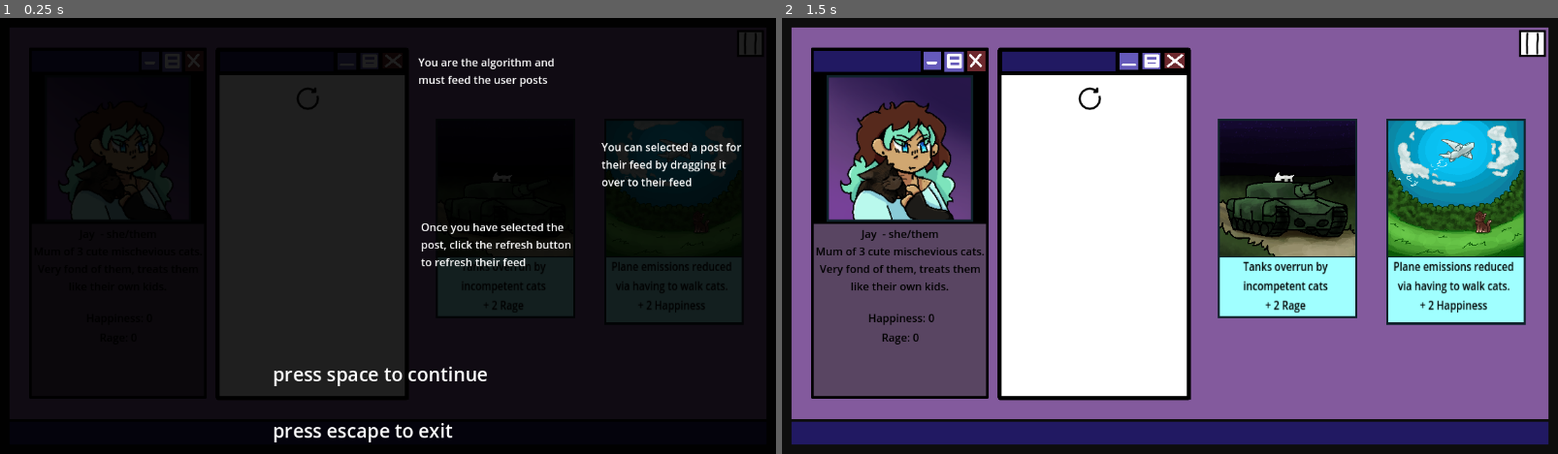
Above: before the commit, frames 1-2 (left to right).
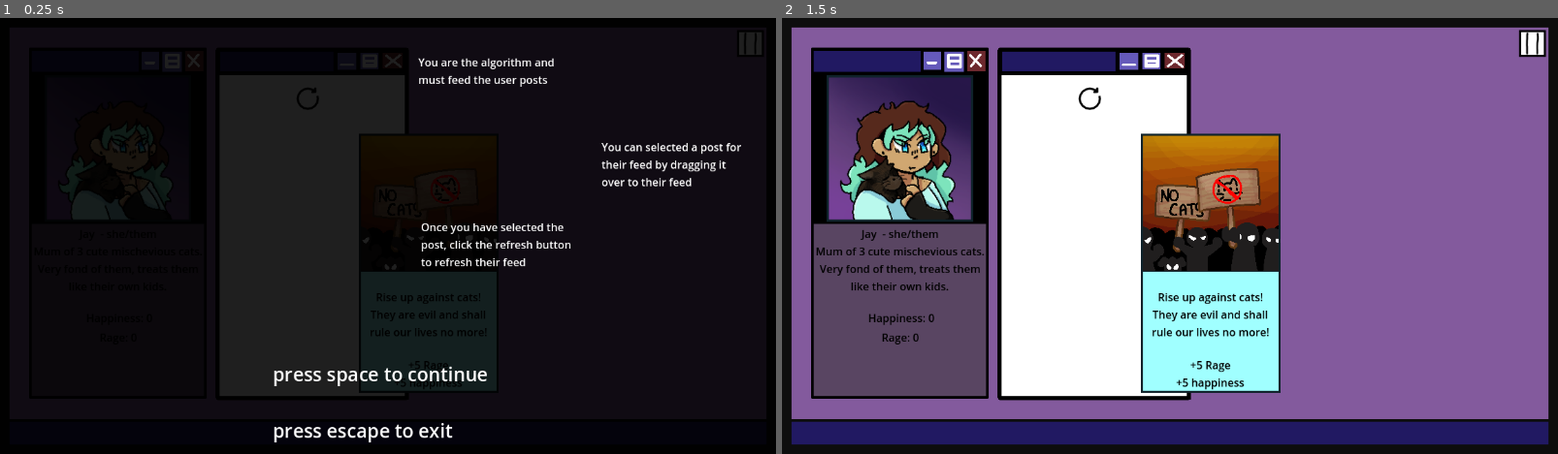
Above: after the commit, the same moments.

Repository: Wilvy10/Bonk
Game: Godot game, scene res://scenes/main_game.tscn
Same seed, same stepped clock (60 frames per second), same inputs: the game is played once before the commit and once after it. This scene is started directly instead of the project's main scene.
Inputs (mouse positions are in pixels of both pictures, inside the frame that each line leads up to):
- Up to frame 1 (0.25 s): no input
- Up to frame 2 (1.5 s): tap Space at 0.5, 0.77, 1.25 s; move the mouse to (1340, 214) at 0.52 s; move the mouse to (1014, 257) at 1.27 s

The runs differ from the first frame. In frame 1, 2.2% of the frame differs, in the area x 46-65%, y 26-86%; in frame 2, 23%, in the area x 46-96%, y 23-86%.
Error after the commit: Attempt to call function 'show' in base 'null instance' on a null instance. (res://scripts/generator.gd:64)

Commit message:
moved meters to user and added post1
found error with generator not being in tree
resyncing cache

Diff:
--- a/sbgj-bonk(unnamed-project)/scenes/main_game.tscn
+++ b/sbgj-bonk(unnamed-project)/scenes/main_game.tscn
@@ -2,18 +2,18 @@
 
 [ext_resource type="Script" uid="uid://b7ok75uteft6b" path="res://scripts/main.gd" id="1_wi4c7"]
 [ext_resource type="Script" uid="uid://bvjf2gjqce04" path="res://scripts/user.gd" id="1_ygxny"]
+[ext_resource type="Script" uid="uid://d0yl56gloome3" path="res://scripts/post.gd" id="2_0rdsr"]
 [ext_resource type="Texture2D" uid="uid://bda80tuytu1iq" path="res://images/Background and UI/desktop_background_2.png" id="2_5cypo"]
-[ext_resource type="Script" uid="uid://bt05dq5eiet1v" path="res://scripts/happiness_meter.gd" id="2_wi4c7"]
 [ext_resource type="Script" uid="uid://dpjsttnwfnlcc" path="res://scripts/drop_box.gd" id="4_0rdsr"]
 [ext_resource type="Texture2D" uid="uid://c1d6nbupbwust" path="res://images/Background and UI/desktop_background_hole.png" id="4_o6v7o"]
-[ext_resource type="Script" uid="uid://b4unf516q2ynw" path="res://scripts/rage_meter.gd" id="5_5luka"]
 [ext_resource type="Script" uid="uid://b3nj8wxf7wwnl" path="res://scripts/generator.gd" id="5_ipu61"]
 [ext_resource type="Texture2D" uid="uid://b63dye5654nqb" path="res://images/Person Icons/Person CL Neutral.png" id="7_ihbck"]
+[ext_resource type="Texture2D" uid="uid://boahbjvnutw3p" path="res://images/Post Icons/Posts IHATECATS.png" id="10_sp04v"]
 [ext_resource type="AudioStream" uid="uid://dea6wmbrrbqf1" path="res://audio/sounds/notification.mp3" id="11_5cypo"]
 [ext_resource type="Texture2D" uid="uid://yuta8eiv1p3a" path="res://images/Background and UI/refresh button.png" id="11_o6v7o"]
 [ext_resource type="Texture2D" uid="uid://cb10eym3seyj4" path="res://images/Background and UI/settings icon light.png" id="14_8xp80"]
 [ext_resource type="Texture2D" uid="uid://cv4aoq1mb2duq" path="res://images/Background and UI/pause.png" id="14_ihbck"]
-[ext_resource type="Script" uid="uid://die6xb5l0xim8" path="res://scripts/instructions.gd" id="18_ikqpi"]
+[ext_resource type="Script" path="res://scripts/instructions.gd" id="18_ikqpi"]
 
 [sub_resource type="RectangleShape2D" id="RectangleShape2D_70vka"]
 
@@ -56,7 +56,6 @@
 theme_override_colors/font_color = Color(0, 0, 0, 1)
 text = "Rage: 0"
 horizontal_alignment = 1
-script = ExtResource("5_5luka")
 metadata/_edit_use_anchors_ = true
 
 [node name="happiness meter" type="Label" parent="user"]
@@ -67,7 +66,6 @@
 theme_override_colors/font_color = Color(0, 0, 0, 1)
 text = "Happiness: 0"
 vertical_alignment = 1
-script = ExtResource("2_wi4c7")
 metadata/_edit_use_anchors_ = true
 
 [node name="PersonCl" type="Sprite2D" parent="user"]
@@ -109,6 +107,58 @@
 [node name="postGenerator" type="Node2D" parent="."]
 z_index = 1
 script = ExtResource("5_ipu61")
+
+[node name="post1" type="Node2D" parent="postGenerator"]
+position = Vector2(636, 365)
+script = ExtResource("2_0rdsr")
+
+[node name="post1_image" type="Sprite2D" parent="postGenerator/post1"]
+position = Vector2(0.5, -89.5)
+texture = ExtResource("10_sp04v")
+
+[node name="ColorRect" type="ColorRect" parent="postGenerator/post1"]
+offset_left = -103.0
+offset_top = 12.0
+offset_right = 104.0
+offset_bottom = 192.0
+color = Color(0.05882353, 0.13333334, 0.16470589, 1)
+
+[node name="ColorRect2" type="ColorRect" parent="postGenerator/post1/ColorRect"]
+layout_mode = 0
+offset_left = 3.0
+offset_right = 204.0
+offset_bottom = 177.0
+color = Color(0.627451, 1, 1, 1)
+
+[node name="flavourText" type="Label" parent="postGenerator/post1/ColorRect/ColorRect2"]
+layout_mode = 0
+offset_right = 201.0
+offset_bottom = 127.0
+theme_override_colors/font_color = Color(0, 0, 0, 1)
+text = "Rise up against cats! They are evil and shall rule our lives no more!"
+horizontal_alignment = 1
+vertical_alignment = 1
+autowrap_mode = 2
+
+[node name="Emotions" type="Label" parent="postGenerator/post1/ColorRect/ColorRect2"]
+layout_mode = 0
+offset_top = 127.0
+offset_right = 201.0
+offset_bottom = 177.0
+theme_override_colors/font_color = Color(0, 0, 0, 1)
+text = "+5 Rage
++5 happiness"
+horizontal_alignment = 1
+vertical_alignment = 1
+
+[node name="post1_button" type="Button" parent="postGenerator/post1"]
+modulate = Color(1, 1, 1, 0)
+offset_left = -103.0
+offset_top = -193.0
+offset_right = 104.0
+offset_bottom = 192.0
+
+[node name="Timer" type="Timer" parent="postGenerator/post1"]
 
 [node name="RefreshButton" type="Sprite2D" parent="."]
 position = Vector2(457.00003, 119.99999)
@@ -208,6 +258,8 @@
 label_settings = SubResource("LabelSettings_ihbck")
 autowrap_mode = 2
 
+[connection signal="button_down" from="postGenerator/post1/post1_button" to="postGenerator/post1" method="_on_button_button_down"]
+[connection signal="button_up" from="postGenerator/post1/post1_button" to="postGenerator/post1" method="_on_button_button_up"]
 [connection signal="button_up" from="RefreshButton/refresh_button" to="drop box" method="_on_refresh_button_button_up"]
 [connection signal="button_down" from="ColorRect2/ColorRect/Button" to="." method="_on_button_button_down"]
 [connection signal="button_down" from="ColorRect2/ColorRect/Button" to="ColorRect2" method="_on_button_button_down"]
--- a/sbgj-bonk(unnamed-project)/scripts/drop_box.gd
+++ b/sbgj-bonk(unnamed-project)/scripts/drop_box.gd
@@ -1,6 +1,9 @@
 extends Polygon2D
 var dropposition = Vector2(-12.0,-14.0)
-var location = [Vector2(463,350),false]
+
+#the 2nd variable is the post that is in the location
+#0= none 1= post1 2= post2
+var location = [Vector2(463,350),0]
 
 # Called every frame. 'delta' is the elapsed time since the previous frame.
 func _process(delta: float) -> void:
@@ -8,14 +11,14 @@
 
 
 #tells the drop box there is a post in the location if there is not a post already there
-func setPostLocation():
-	if !location[1]:
-		location[1] = true
+func setPostLocation(post:int):
+	if location[1] == 0:
+		location[1] = post
 		return location[0]
 	else:
 		return null
 
-#tells drop box
+#tells drop box to free up the space if it is the post stored
 func releasePostLocation(_location:Vector2):
 	if _location == location[0]:
 		location [1] = false
--- a/sbgj-bonk(unnamed-project)/scripts/generator.gd
+++ b/sbgj-bonk(unnamed-project)/scripts/generator.gd
@@ -3,6 +3,9 @@
 #have list of posts to pull from
 
 var locations = [Vector2(750,300),Vector2(1000,300)]
+
+#texture image,  string flavourText,  string emotion,  int value,  string emotion2, int value
+#overload for last 2 variables
 # Post Images
 var post_0 = [preload("res://prefabs/anti_cat_post.tscn"),false]
 var post_1 = [preload("res://prefabs/barrentwo_post.tscn"),false]
@@ -56,12 +59,17 @@
 			postNum = retrieveAvailablePost(catPosts,postNum) #Gets Post to be displayed
 			#print(postNum)
 			if postNum != null:
-				var postInstance = catPosts[postNum][0].instantiate()
-				add_child(postInstance)
-				postInstance.setStartPosition(locations[postsToGenerate - postsLeftToGenerate])
-				postInstance.set_global_position(locations[postsToGenerate - postsLeftToGenerate])
+				print(get_tree())
+				get_node("/root/Node2D/user")
+				get_node("post1").show()
+				get_node("post1").setStartPosition(locations[postsToGenerate - postsLeftToGenerate])
+				get_node("post1").set_global_position(locations[postsToGenerate - postsLeftToGenerate])
+				#var postInstance = catPosts[postNum][0].instantiate()
+				#add_child(postInstance)
+				#postInstance.setStartPosition(locations[postsToGenerate - postsLeftToGenerate])
+				#postInstance.set_global_position(locations[postsToGenerate - postsLeftToGenerate])
 				postsLeftToGenerate -= 1
-				catPosts[postNum][1] = true #Makes sure the same post doesn't appear twice
+				#catPosts[postNum][1] = true #Makes sure the same post doesn't appear twice
 
 
 #list functions
--- a/sbgj-bonk(unnamed-project)/scripts/happiness_meter.gd
+++ /dev/null
@@ -1,19 +0,0 @@
-extends Label
-
-var happiness = 0
-var rage = 0
-# Called when the node enters the scene tree for the first time.
-func _ready() -> void:
-	set_text("Happiness: " + str(happiness))
-	pass # Replace with function body.
-
-
-func AddHappiness(_happiness):
-	happiness += _happiness
-	set_text("Happiness: " + str(happiness))
-	#check if face needs to be updated
-	get_parent().check()
-
-
-func get_happiness():
-	return happiness
--- a/sbgj-bonk(unnamed-project)/scripts/main.gd
+++ b/sbgj-bonk(unnamed-project)/scripts/main.gd
@@ -1,7 +1,5 @@
 class_name mood
 extends Node2D
-
-
 
 #function to escape to the menu when escape is pressed when playing the main game
 func _unhandled_input(event):
--- a/sbgj-bonk(unnamed-project)/scripts/post.gd
+++ b/sbgj-bonk(unnamed-project)/scripts/post.gd
@@ -54,7 +54,6 @@
 	refreshButton.button_up.connect(onRefresh)
 	dropBox = get_node("/root/Node2D/drop box")
 	sfx_notif = get_node("/root/Node2D/sfx_notif")
-	#set_rage(get_child(0).rage)
 
 func _on_button_button_down() -> void:
 	if !onFeed:
@@ -73,30 +72,32 @@
 			#print(startPosition)
 		else:
 			position = startPosition
-			dropBoxLocation = dropBox.setPostLocation()
+			dropBoxLocation = dropBox.setPostLocation(1)
 			if dropBoxLocation != null:
 				selected = true
 				global_position = dropBoxLocation
 
 # Upon clicking the refresh button this happens:
 func onRefresh():
-	if (selected): #If there's a post in the box
-		if (dropBox.checkFull()):
-			#feed is ready to be sent
-			#dropBox.releasePostLocation(dropBoxLocation)
-			#print(sfx_notif)
-			if sfx_notif:
-				sfx_notif.play()
-			else:
-				print("Sound effect not assigned")
-			get_node("/root/Node2D/user/happiness meter").AddHappiness(happiness)
-			get_node("/root/Node2D/user/rage meter").AddRage(rage)
-			selected = false
-			onFeed = true
-			transform.origin -= transform.y * 500
-			set_z_index(-2)
-	elif(dropBox.checkFull()):
-		queue_free()
+	if (!timing):
+		if (selected): #If there's a post in the box
+			if (dropBox.checkFull()):
+				#feed is ready to be sent
+				#dropBox.releasePostLocation(dropBoxLocation)
+				#print(sfx_notif)
+				if sfx_notif:
+					sfx_notif.play()
+				else:
+					print("Sound effect not assigned")
+				get_node("/root/Node2D/user").AddHappiness(happiness)
+				get_node("/root/Node2D/user").AddRage(rage)
+				#timing = true
+				onFeed = true
+				transform.origin -= transform.y * 500
+				set_z_index(-2)
+
+		elif(dropBox.checkFull()):
+			queue_free()
 
 
 #Detecting if post is in or out of the drop box collision
@@ -123,6 +124,7 @@
 	#after timer
 	#print("timer finished")
 	timing = false
+	selected = false
 	dropBox.releasePostLocation(dropBoxLocation)
 	get_node("..").resetAvailablePosts()
 	get_node("..").SelectPost()
--- a/sbgj-bonk(unnamed-project)/scripts/rage_meter.gd
+++ /dev/null
@@ -1,18 +0,0 @@
-extends Label
-
-var rage = 0
-
-func _ready() -> void:
-	set_text("Rage: " + str(rage))
-	pass # Replace with function body.
-
-
-func AddRage(_rage):
-	rage += _rage
-	set_text("Rage: " + str(rage))
-	#check if face needs to be updated
-	get_parent().check()
-
-
-func get_rage():
-	return rage
--- a/sbgj-bonk(unnamed-project)/scripts/user.gd
+++ b/sbgj-bonk(unnamed-project)/scripts/user.gd
@@ -15,8 +15,6 @@
 #face emotion check
 # ADVICE if adding more emotions choose highest one and neutral if highest one is 3 or more higher than second one
 func check():
-	happiness = get_node("happiness meter").get_happiness()
-	rage = get_node("rage meter").get_rage()
 	#if happiness is 5 or more than rage set happy face
 	if (happiness - rage >=5):
 		var texture = load('res://images/Person Icons/Person CL Happy.png')
@@ -33,11 +31,30 @@
 
 #called when game ends
 func endGame():
-	happiness = get_node("happiness meter").get_happiness()
-	rage = get_node("rage meter").get_rage()
 	#if happiness is more than rage change scene to happy ending
 	if (happiness > rage):
 		get_tree().change_scene_to_file("res://scenes/happyending.tscn")
 	#else (including happiness = rage) change scene to rage ending
 	else:
 		get_tree().change_scene_to_file("res://scenes/rageending.tscn")
+
+func AddRage(_rage):
+	rage += _rage
+	get_node("rage meter").set_text("Rage: " + str(rage))
+	#check if face needs to be updated
+	check()
+
+
+func get_rage():
+	return rage
+
+
+func AddHappiness(_happiness):
+	happiness += _happiness
+	get_node("happiness meter").set_text("Happiness: " + str(happiness))
+	#check if face needs to be updated
+	check()
+
+
+func get_happiness():
+	return happiness
Not shown, removed: sbgj-bonk(unnamed-project)/scripts/happiness_meter.gd.uid
Not shown, removed: sbgj-bonk(unnamed-project)/scripts/rage_meter.gd.uid
Not shown, added: sbgj-bonk(unnamed-project)/prefabs/anti_cat_post.tscn98063733049.tmp
